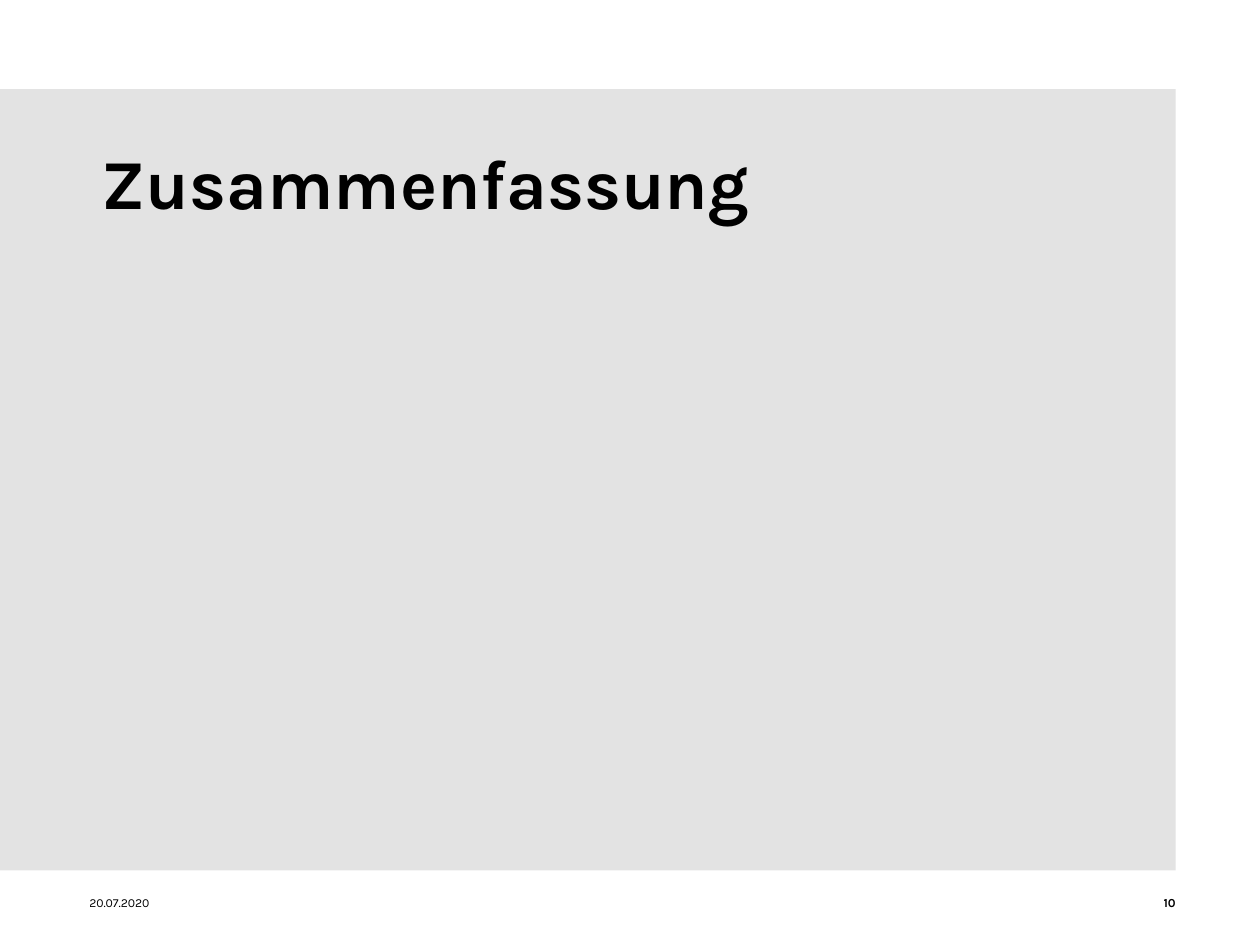
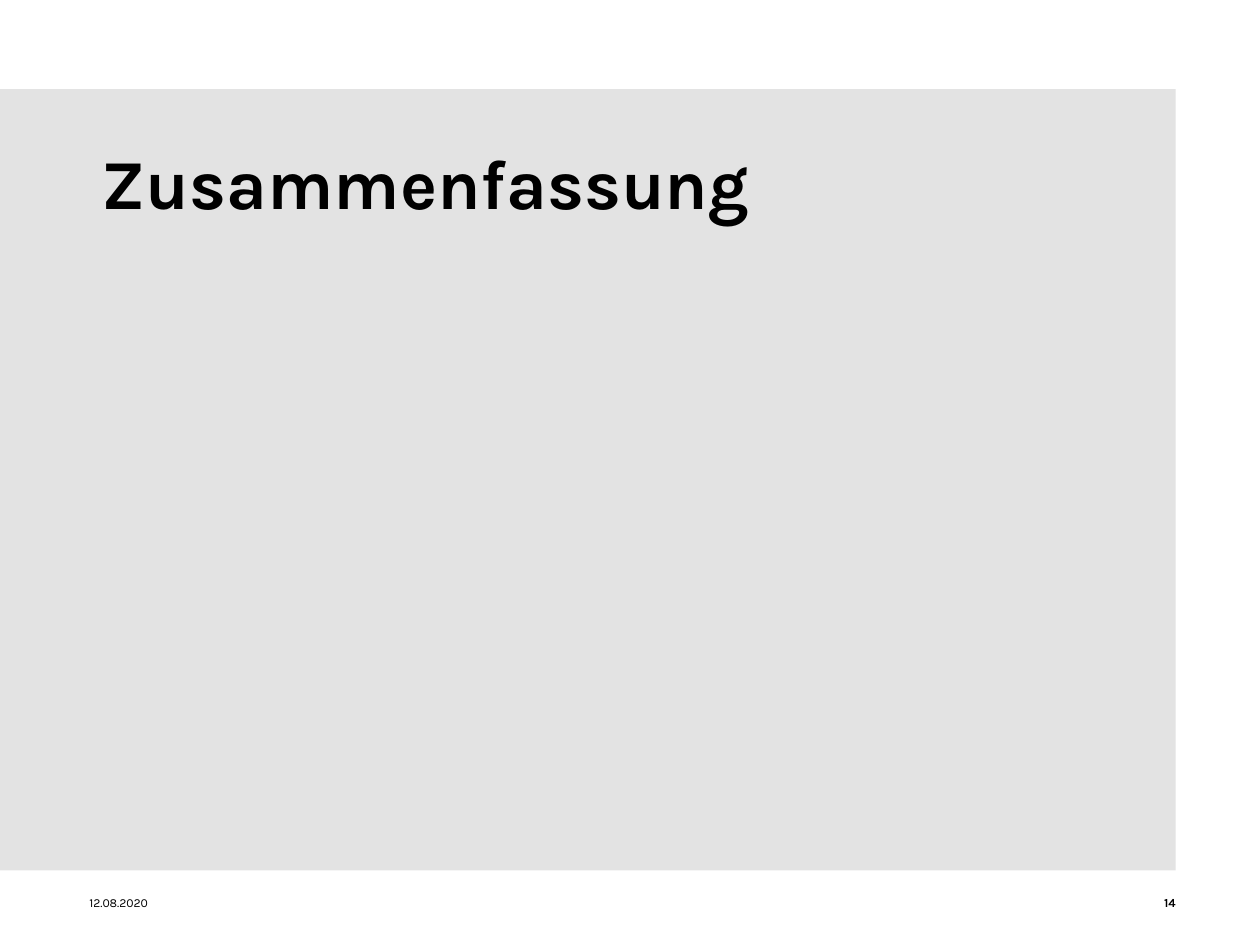
Before and after one commit to Domenic0312/AngewandteElektrotechnik, a slide deck: slide 14 of Präsentation/Präsentation_Rescue_Robot_Gruppe_3.pptx (slide 10 before the commit). Drawn at 1260x945 pixels with LibreOffice and Linux fonts; fonts in the diff are those of the drawing; background and template pictures are left out. Boxes give left, top, right and bottom in pixels: in the first picture for what was removed or moved away, otherwise in the second. Text is boxed around its words. In the diff, an @@ line names an element or a change of style, - is before the commit and + after.

```diff
--- a/Präsentation/Präsentation_Rescue_Robot_Gruppe_3.pptx
+++ b/Präsentation/Präsentation_Rescue_Robot_Gruppe_3.pptx
@@ text at bbox=[89, 899, 148, 907]: text changed @@
-20.07.2020
+12.08.2020
@@ page number at bbox=[1164, 899, 1176, 907]: text changed @@
-10
+14
```
Also in this commit, not shown: 10 other slides changed, 4 slides added.
